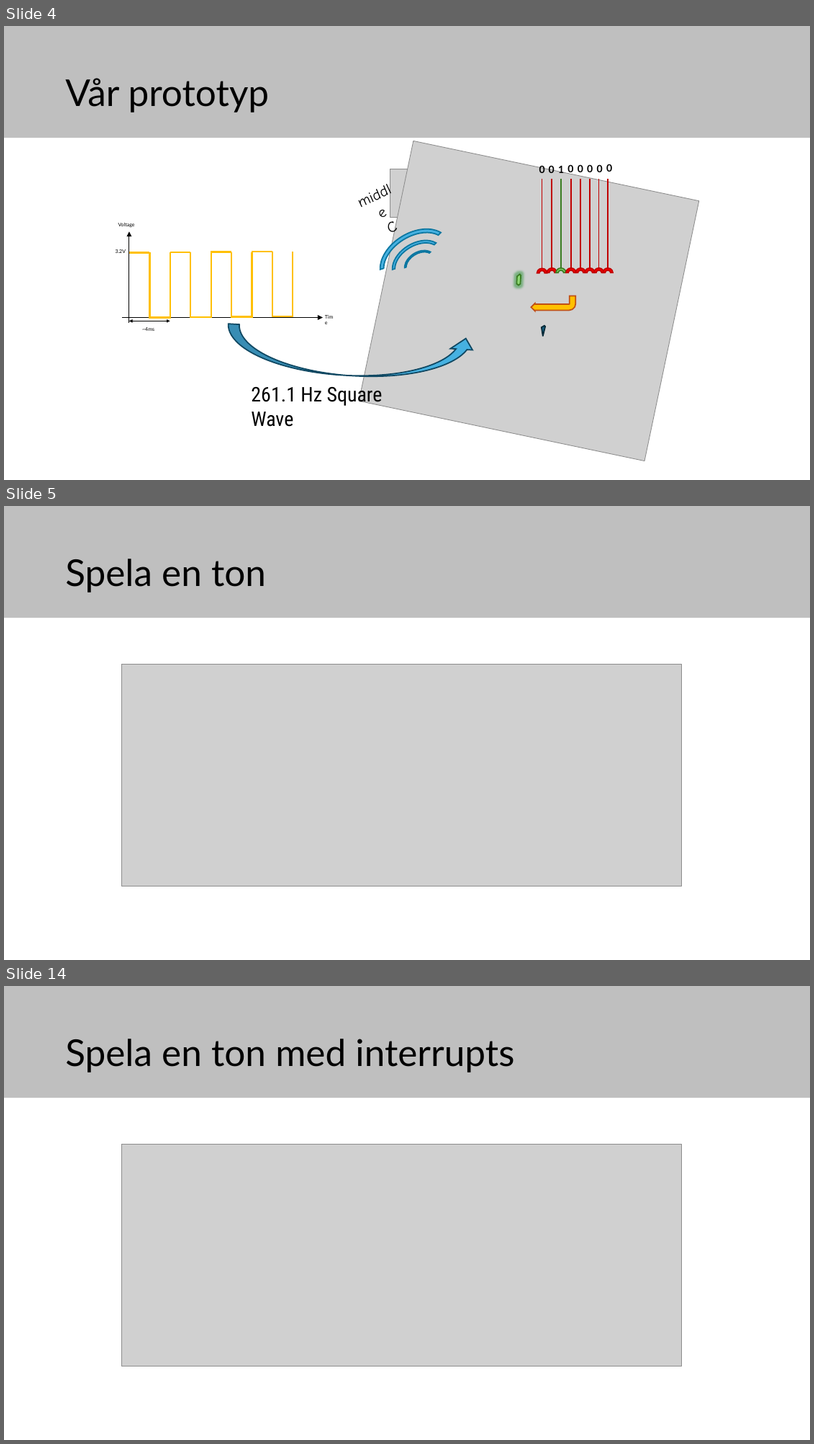
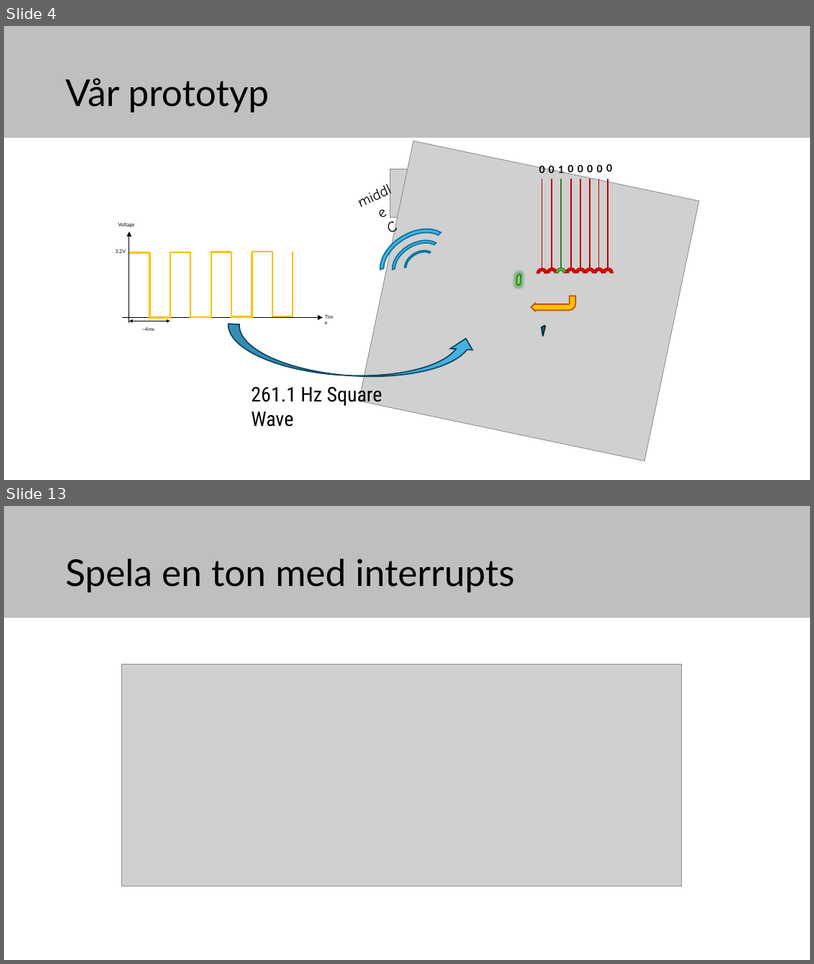
Before and after one commit to elias-at-chalmers/mop-lecture_notes-mirror, a slide deck: slides/lecture08_internal_interrupts.pptx. Shown one above the other, each under a label of ours: slides 4, 5 and 14 before the commit, slides 4 and 13 after it; the slides between them are not shown. The pictures are 814x1444 and 814x964 pixels, drawn with LibreOffice and Linux fonts; fonts in the diff are those of the drawing; grey boxes stand for pictures. Boxes give left, top, right and bottom in pixels: in the first picture for what was removed or moved away, otherwise in the second. Text is boxed around its words. In the diff, an @@ line names an element or a change of style, - is before the commit and + after.

```diff
--- a/slides/lecture08_internal_interrupts.pptx
+++ b/slides/lecture08_internal_interrupts.pptx
@@ slide 5 removed at [4,506,810,960], background #FFFFFF; not listed: 1 template element that a slide beside it also shows @@
@@ title removed at [65,559,266,592] @@
-Spela en ton
@@ picture removed at [122,664,682,886] @@
@@ what was slide 14 is now slide 13 @@
```
Also in this commit, not shown: 7 slides changed, 1 slide added, 1 other slide removed.
